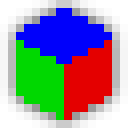
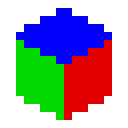
Revision of a layered 128px x 128px image; what changed, layer by layer:
removed layer "Drop Shadow" over (0, 0, 128, 128)
